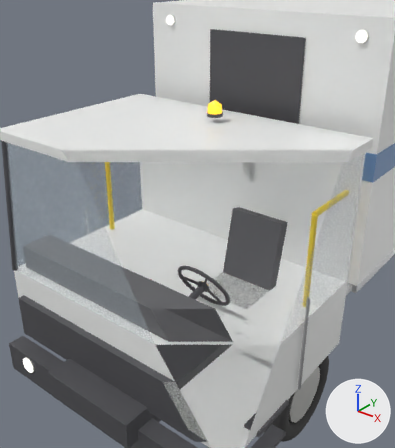
One commit to the glTF model GroundCrewVR/Assets/GroundCrew/Art/Vehicles/CateringTruck.glb: the scene before it, then after it.
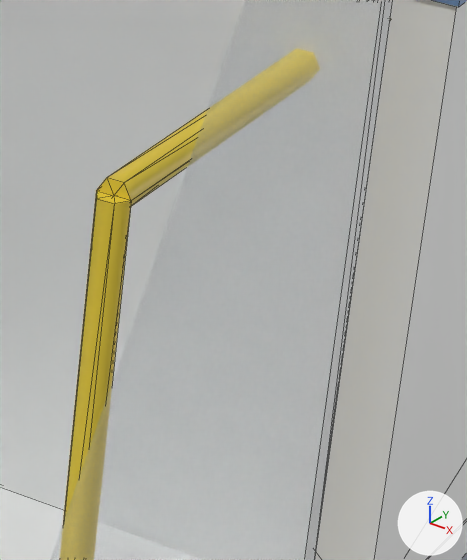
The first picture shows the older version from a 50 mm lens placed at (2.819, -6.263, 4.233), pointed at (-0.165, -2.532, 1.92). The close-ups show the older and then the newer version on the part from 75% to 95% of the width and 41% to 62% of the height of that picture. Only the edits that show in the close-ups are written down. Every picture has the same lights, and +X, +Y and +Z are marked at lower right. The close-ups show mesh edges as thin lines. Everything nearer to the camera than a plane just in front of the edit is cut away. Objects named as collision shapes, trigger or cutter boxes, shadow casters or lower levels of detail are left out. Where no turn or scale is listed for an object, it has been applied to the vertices. Vertices at exactly the same position are counted once.

Names of what the first close-up shows: 'Body', 'LiftBox', 'Platform'.
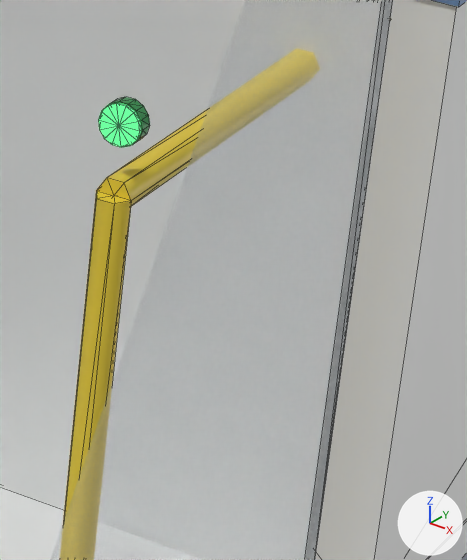
Pixel boxes (x1, y1, x2, y2) of what changed, in the close-ups (467 x 560 px):
'Light_Dock_1', added (green)
    after: (98, 102, 142, 147)
part 1 of me_platform, added (green)
    after: (105, 97, 150, 145)

The edits, one by one:
Material 'LensGreen' (mat_lensgreen) is new.
Its base color is (0.05, 0.35, 0.1) (green #3fa059).
Its metallic is 0.1.
Its roughness is 0.2.
Material 'Light_Dock' (mat_light_dock) is new.
Its base color is (0.1, 0.9, 0.2) (green #59f37c).
Its roughness is 0.3.
Its emission color is (0.1, 1.0, 0.25) (green #59ff89).
Its emission strength is 1.0.
me_platform is used by ob_platform; parent ob_liftbox; location (0.0, -3.075, 0.0).
me_platform had 86 vertices, 156 faces and spanned x -1.2..1.2, y -0.9..0.0, z 0.01..1.12.
me_platform now has 116 vertices, 212 faces and spans x -1.2..1.2, y -0.9..0.0, z 0.01..1.23.
me_platform part 1: a new loose piece, a 14-sided cylinder along y spanning x 1.12..1.18, y -0.85..-0.83, z 1.171..1.229, in mat_lensgreen (green #3fa059).
me_platform gains material mat_lensgreen (green #3fa059).
Mesh me_light_dock_1 is new.
It is a 14-sided cylinder along y spanning x -0.0291..0.0291, y -0.006..0.0, z -0.0284..0.0284.
It uses material mat_light_dock (green #59f37c, glowing green #59ff89).
Object 'Light_Dock_1' (ob_light_dock_1) is new; it shows me_light_dock_1.
Its location is (1.15, -2.75, 2.58).
